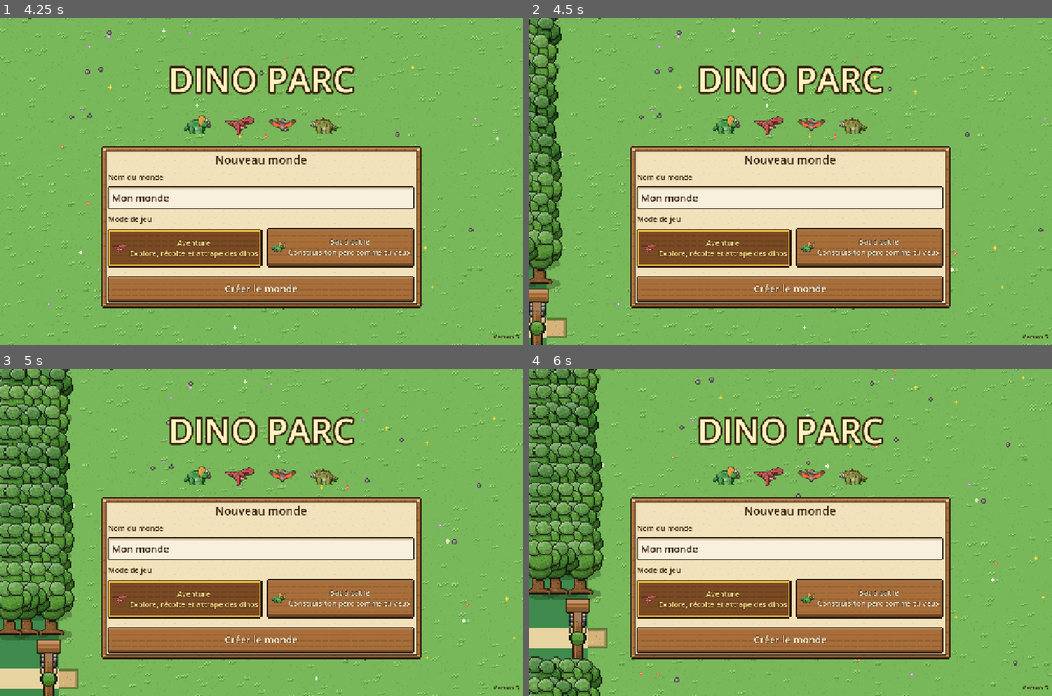
Above: before the commit, frames 1-4 (two rows, left to right).
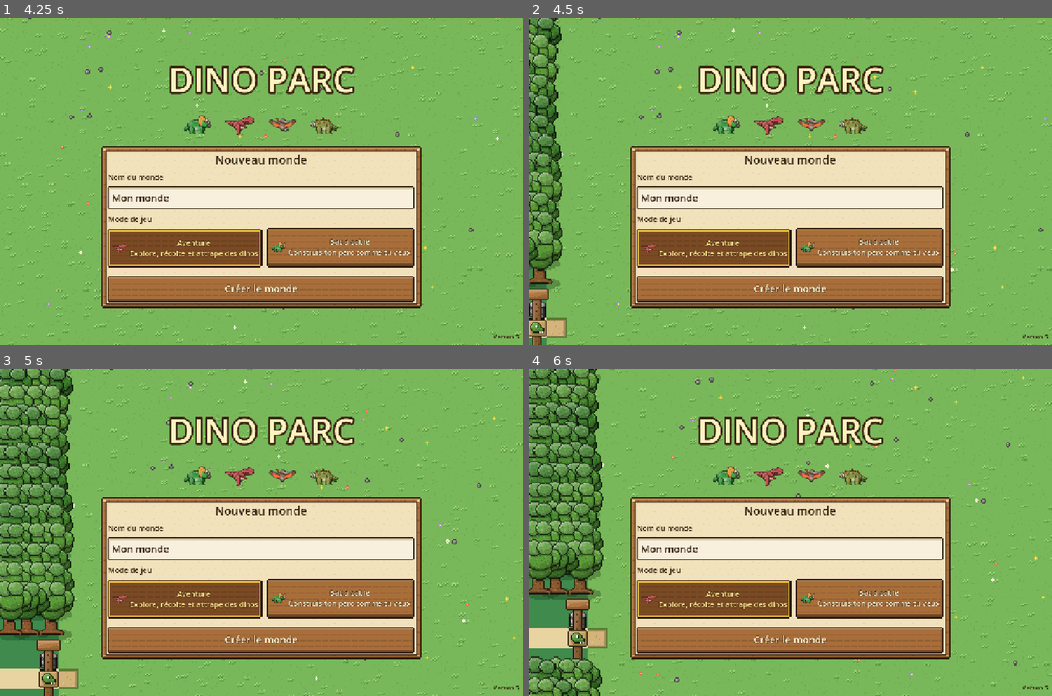
Above: after the commit, the same moments.

Repository: kevindjf/dino-parc
Game: Godot game, scene res://main.tscn
Same seed, same stepped clock (60 frames per second), same inputs: the game is played once before the commit and once after it.
Inputs (mouse positions are in pixels of both pictures, inside the frame that each line leads up to):
- Up to frame 1 (4.25 s): click "Aventure Explore, récolte et …" at 0.5 s; click "Bac à sable Construis ton par…" at 1.25 s; click "Créer le monde" at 2 s; tap Enter at 2.75 s; move the mouse to (235, 246) at 2.77 s; hold Up 2.78-3.5 s; tap I at 2.85 s; click (235, 246) at 2.92 s; tap Space at 3.02, 3.32 s; drag from (418, 230) to (235, 246) at 3.52 s
- Up to frame 2 (4.5 s): tap Space at 4.25 s; move the mouse to (633, 132) at 4.27 s; hold Left from 4.28 s (still down); tap B at 4.35 s
- Up to frame 3 (5 s): keep holding Left
- Up to frame 4 (6 s): release Left at 5 s; tap Enter at 5 s; drag from (816, 532) to (633, 483) at 5.02 s; tap Space at 5.75 s; move the mouse to (712, 450) at 5.77 s; hold Down from 5.78 s (still down); tap 8 at 5.85 s

Frame 1 is identical in both runs. In frame 2, 0.3% of the frame differs, in the area x 0-4%, y 82-100%; in frame 3, 0.3%; in frame 4, 0.4%, in the area x 7-12%, y 70-89%.

Commit message:
feat: park gate and house furniture drawn in parts
Co-Authored-By: Claude Opus 5.5 (1M context) <noreply@anthropic.com>

Diff:
--- a/scripts/art.gd
+++ b/scripts/art.gd
@@ -971,25 +971,43 @@
 		return ImageTexture.create_from_image(image))
 
 
-# The park gate, standing outside the left edge of the map: two big log posts on stone bases
-# and a wooden sign with a green dinosaur head. 20 x 72 pixels.
+# The park gate, standing outside the left edge of the map and seen from above: a log beam on two
+# stone pillars, a roof plank, and a wooden sign with a green dinosaur head. 20 x 72 pixels.
 static func gate() -> Texture2D:
 	return cached("gate", func() -> Texture2D:
-		var p := _painter(Vector2i(20, 72))
-		var rng := RandomNumberGenerator.new()
-		rng.seed = 3
-		p.box(Rect2(4, 24, 12, 4), Color("d4b47a"))
-		_stones(p.image, Rect2i(4, 12, 12, 10), rng)
-		_stones(p.image, Rect2i(4, 58, 12, 11), rng)
-		p.box(Rect2(7, 8, 6, 52), LOG[1], true)
-		p.flat(Rect2(8, 9, 1, 50), LOG[2])
-		p.box(Rect2(1, 1, 18, 9), LOG[2], true)
-		p.flat(Rect2(2, 4, 16, 1), LOG[1])
-		p.flat(Rect2(2, 7, 16, 1), LOG[1])
-		p.ellipse(Vector2(10, 32), Vector2(5, 5), Color("5a9a38"), true)
-		p.dot(Vector2(11, 31), EYE_DARK)
-		_moss(p.image, Rect2i(4, 58, 12, 4), 2, rng)
-		return p.finish())
+		var l := Layers.new(Vector2i(20, 72))
+		_gate_pillar(l, 13)
+		l.part([l.box(7, 6, 6, 56)], LOG[1], 1, 1)
+		for y in range(12, 60, 6):
+			l.dot(9, y, LOG[0])
+			l.dot(11, y + 3, LOG[0])
+		l.part([l.box(1, 1, 18, 7)], LOG[2], 1, 1)
+		for x in [2, 17]:
+			l.dot(x, 4, LOG[3])
+		# The sign hangs from the beam by two ropes.
+		for x in [5, 15]:
+			l.dot(x, 25, Color("d8c090"))
+		l.part([l.box(3, 26, 14, 12)], Color("c8a060"), 1, 1)
+		l.part([l.ellipse(9, 31.5, 4, 3.5), l.ellipse(12.5, 33.5, 2.8, 1.8)], Color("5a9a38"), 1, 1)
+		l.dot(9, 30, Color.WHITE)
+		l.dot(10, 30, EYE_DARK)
+		l.dot(10, 31, EYE_DARK)
+		for x in [12, 14]:
+			l.dot(x, 35, Color.WHITE)
+		_gate_pillar(l, 59)
+		return ImageTexture.create_from_image(l.image))
+
+
+# A pillar of stones in rows, its top at `top`.
+static func _gate_pillar(l: Layers, top: float) -> void:
+	l.part([l.box(4, top, 12, 11)], STONES[0], 0, 0)
+	for row in 3:
+		for i in 2:
+			var x := 4.0 + i * 6.0 - (3.0 if row == 1 and i == 1 else 0.0)
+			var w := 6.0 if row != 1 else (3.0 if i == 0 else 9.0)
+			l.part([l.box(x + 0.5, top + 1 + row * 3.5, w - 1, 3)], [STONES[2], STONES[3].darkened(0.08)][(i + row) % 2], 1, 1, false)
+	l.part([l.ellipse(10, top, 6.5, 2.2)], STONES[3], 1, 1)
+	l.part([l.ellipse(5, top + 10.5, 1.5, 1)], LEAVES[2], 1, 0)
 
 
 const EYE_DARK := Color("181818")
@@ -1972,67 +1990,84 @@
 static func furniture(kind: String, look: int) -> Texture2D:
 	return cached("furniture:%s:%d" % [kind, look], func() -> Texture2D:
 		var cloth: Color = VILLAGE_ROOFS[look % VILLAGE_ROOFS.size()]
+		var l: Layers
 		match kind:
 			"bed":
-				var p := _painter(Vector2i(32, 36))
-				p.box(Rect2(1, 1, 30, 10), WOOD, true)
-				p.box(Rect2(2, 9, 28, 26), Color("f4f0e8"), true)
-				p.box(Rect2(6, 11, 20, 6), Color.WHITE, true)
-				p.box(Rect2(2, 18, 28, 17), cloth, true)
-				p.flat(Rect2(3, 19, 26, 2), cloth.lightened(0.3))
-				return p.finish()
+				# A wooden bed: a headboard with posts, a pillow and a quilt with a folded edge.
+				l = Layers.new(Vector2i(32, 36))
+				l.part([l.box(2, 4, 28, 7)], WOOD, 1, 1)
+				for x in [1.5, 27.5]:
+					l.part([l.box(x, 1, 3, 12), l.ellipse(x + 1.5, 1.5, 1.8, 1.2)], WOOD.darkened(0.12), 1, 1)
+				l.part([l.box(3, 10, 26, 24)], Color("f4f0e8"), 1, 1)
+				l.part([l.ellipse(16, 13.5, 9, 3)], Color.WHITE, 1, 1)
+				l.part([l.box(3, 18, 26, 16)], cloth, 1, 2)
+				l.part([l.box(3, 18, 26, 3)], Color("f4f0e8").darkened(0.05), 1, 1)
+				for at in [Vector2(8, 25), Vector2(16, 28), Vector2(24, 25), Vector2(12, 31), Vector2(20, 31)]:
+					l.dot(at.x, at.y, cloth.lightened(0.35))
 			"table":
-				var p := _painter(Vector2i(32, 22))
-				p.box(Rect2(3, 10, 3, 11), WOOD.darkened(0.2), true)
-				p.box(Rect2(26, 10, 3, 11), WOOD.darkened(0.2), true)
-				p.box(Rect2(0, 3, 32, 9), WOOD, true)
-				p.flat(Rect2(1, 4, 30, 2), WOOD.lightened(0.25))
-				p.ellipse(Vector2(10, 4), Vector2(4, 2), Color("f4ecd8"), true)
-				p.dot(Vector2(9, 3), Color("d8243e"), 2)
-				p.box(Rect2(21, 0, 4, 5), Color("a8d8f0"), true)
-				return p.finish()
+				# A table of planks with a plate, an apple and a glass of water.
+				l = Layers.new(Vector2i(32, 22))
+				for x in [3, 26]:
+					l.part([l.box(x, 10, 3, 11)], WOOD.darkened(0.2), 1, 1)
+				l.part([l.box(1, 3, 30, 9)], WOOD, 1, 2)
+				for x in [11, 21]:
+					for y in range(4, 10):
+						l.shade(x, y, 0.2)
+				l.part([l.ellipse(10, 5.5, 4.5, 2)], Color("f4ecd8"), 1, 1)
+				l.part([l.ellipse(10, 4.5, 1.6, 1.4)], Color("d8243e"), 1, 1)
+				l.dot(10, 2.5, LEAVES[2])
+				l.part([l.box(20.5, 1, 4, 5)], Color("a8d8f0"), 1, 1)
 			"chair":
-				var p := _painter(Vector2i(12, 14))
-				p.box(Rect2(1, 5, 10, 4), WOOD, true)
-				p.box(Rect2(2, 8, 2, 6), WOOD.darkened(0.2), true)
-				p.box(Rect2(8, 8, 2, 6), WOOD.darkened(0.2), true)
-				return p.finish()
+				l = Layers.new(Vector2i(12, 14))
+				for x in [2, 8]:
+					l.part([l.box(x, 7, 2, 6.5)], WOOD.darkened(0.2), 0, 1)
+				l.part([l.box(1, 0.5, 10, 3)], WOOD.darkened(0.08), 1, 1)
+				l.part([l.box(1, 5, 10, 3.5)], WOOD, 1, 1)
 			"cupboard":
-				var p := _painter(Vector2i(16, 30))
-				p.box(Rect2(0, 0, 16, 30), WOOD, true)
-				p.box(Rect2(2, 3, 12, 11), WOOD.darkened(0.25), true)
-				p.box(Rect2(2, 16, 12, 12), WOOD.lightened(0.1), true)
-				p.flat(Rect2(8, 16, 1, 12), WOOD.darkened(0.3))
-				for x in [4, 7, 10]:
-					p.box(Rect2(x, 8, 2, 6), [Color("d84a3a"), Color("f0c830"), Color("4a78b8")][x % 3], true)
-				return p.finish()
+				# A cupboard: a cornice, open shelves with books, two doors with knobs.
+				l = Layers.new(Vector2i(16, 30))
+				l.part([l.box(1, 2, 14, 27)], WOOD, 1, 1)
+				l.part([l.box(0.5, 0.5, 15, 3)], WOOD.lightened(0.08), 1, 1)
+				l.part([l.box(2.5, 5, 11, 9)], WOOD.darkened(0.4), 0, 0, false)
+				var books := [Color("d84a3a"), Color("f0c830"), Color("4a78b8"), Color("5a9a48")]
+				for i in 4:
+					l.part([l.box(3 + i * 2.5, 8 + (i % 2), 2, 6 - (i % 2))], books[i], 1, 1, false)
+				for x in [2.5, 8.5]:
+					l.part([l.box(x, 16, 5, 11)], WOOD.lightened(0.06), 1, 1)
+				l.dot(6.5, 21, Color("f0c040"))
+				l.dot(9.5, 21, Color("f0c040"))
 			"stove":
-				# A stone fireplace with a fire.
-				var p := _painter(Vector2i(16, 28))
-				for y in 27:
-					for x in range(1 if y > 8 else 4, 15 if y > 8 else 12):
-						_put(p.image, x, y, _stone_wall(x, y))
-				p.box(Rect2(0, 8, 16, 2), LOG[2], true)
-				p.box(Rect2(4, 16, 8, 10), Color("1a1008"), true)
-				p.ellipse(Vector2(8, 22), Vector2(3, 3.5), Color("f09818"))
-				p.ellipse(Vector2(8, 23), Vector2(1.5, 2), Color("fff070"))
-				p.flat(Rect2(4, 25, 8, 1), LOG[1])
-				return p.finish()
+				# A stone fireplace: a chimney, a wooden mantel, a fire on two logs.
+				l = Layers.new(Vector2i(16, 28))
+				l.part([l.box(4, 0.5, 8, 9)], STONES[2], 1, 1)
+				l.part([l.box(1, 9, 14, 18)], STONES[2], 1, 1)
+				for at in [Vector2(5, 3), Vector2(9, 6), Vector2(3, 13), Vector2(12, 12), Vector2(2.5, 20), Vector2(13, 22)]:
+					l.part([l.box(at.x - 1, at.y - 0.5, 2.5, 1.8)], STONES[3], 0, 1, false)
+				l.part([l.box(0.5, 8, 15, 2.5)], LOG[2], 1, 1)
+				l.part([l.box(4, 15, 8, 11), l.ellipse(8, 15, 4, 2.5)], Color("1a1008"), 0, 0, false)
+				l.part([l.ellipse(8, 21.5, 3, 4)], Color("f09818"), 1, 0, false)
+				l.part([l.ellipse(8, 23, 1.6, 2.2)], Color("fff070"), 0, 0, false)
+				l.part([l.limb(Vector2(5, 25.5), Vector2(11, 24.5), 0.9, 0.9)], LOG[1], 1, 0)
 			"plant":
-				var p := _painter(Vector2i(14, 20))
-				for leaf in [Vector2(4, 6), Vector2(10, 6), Vector2(7, 3), Vector2(7, 9)]:
-					p.ellipse(leaf, Vector2(3.5, 2.5), Color("4aa84c"), true)
-				p.box(Rect2(3, 11, 8, 8), Color("c06a3a"), true)
-				return p.finish()
+				# A green plant in a clay pot with a rim.
+				l = Layers.new(Vector2i(14, 20))
+				for leaf in [Vector3(4, 7, 0.5), Vector3(10, 7, -0.5), Vector3(7, 4, 0), Vector3(5.5, 10, 0.3), Vector3(8.5, 10, -0.3)]:
+					l.part([l.ellipse(leaf.x, leaf.y, 3, 2.3)], Color("4aa84c").darkened(0.1 if leaf.y > 8 else 0.0), 1, 1)
+				l.part([l.poly([Vector2(3.5, 13), Vector2(10.5, 13), Vector2(9.5, 19), Vector2(4.5, 19)])], Color("c06a3a"), 1, 1)
+				l.part([l.box(2.5, 11.5, 9, 2.5)], Color("d8804a"), 1, 1)
 			"window":
-				var p := _painter(Vector2i(24, 14))
-				p.box(Rect2(0, 0, 24, 14), Color("a8d8f0"), true)
-				p.flat(Rect2(12, 1, 1, 12), Color.WHITE)
-				p.flat(Rect2(1, 7, 22, 1), Color.WHITE)
-				p.box(Rect2(-1, 0, 4, 14), cloth, false)
-				p.box(Rect2(21, 0, 4, 14), cloth, false)
-				return p.finish()
-		return null)
+				# A window with four panes and curtains of the colour of the house.
+				l = Layers.new(Vector2i(24, 14))
+				l.part([l.box(1, 0.5, 22, 13)], WOOD, 1, 1)
+				l.part([l.box(3, 2, 18, 10)], Color("a8d8f0"), 0, 0, false)
+				l.part([l.box(11.5, 2, 1, 10), l.box(3, 6.5, 18, 1)], WOOD.lightened(0.1), 0, 0, false)
+				for at in [Vector2(5, 3), Vector2(6, 4), Vector2(14, 3), Vector2(15, 4)]:
+					l.dot(at.x, at.y, Color.WHITE)
+				l.part([l.poly([Vector2(0, 0), Vector2(5, 0), Vector2(3.5, 13), Vector2(0, 13)])], cloth, 1, 1)
+				l.part([l.poly([Vector2(19, 0), Vector2(24, 0), Vector2(24, 13), Vector2(20.5, 13)])], cloth, 1, 1)
+			_:
+				return null
+		return ImageTexture.create_from_image(l.image))
 
 
 # The market stall of the village in three quarters, drawn in parts like the dinosaurs: a plank
